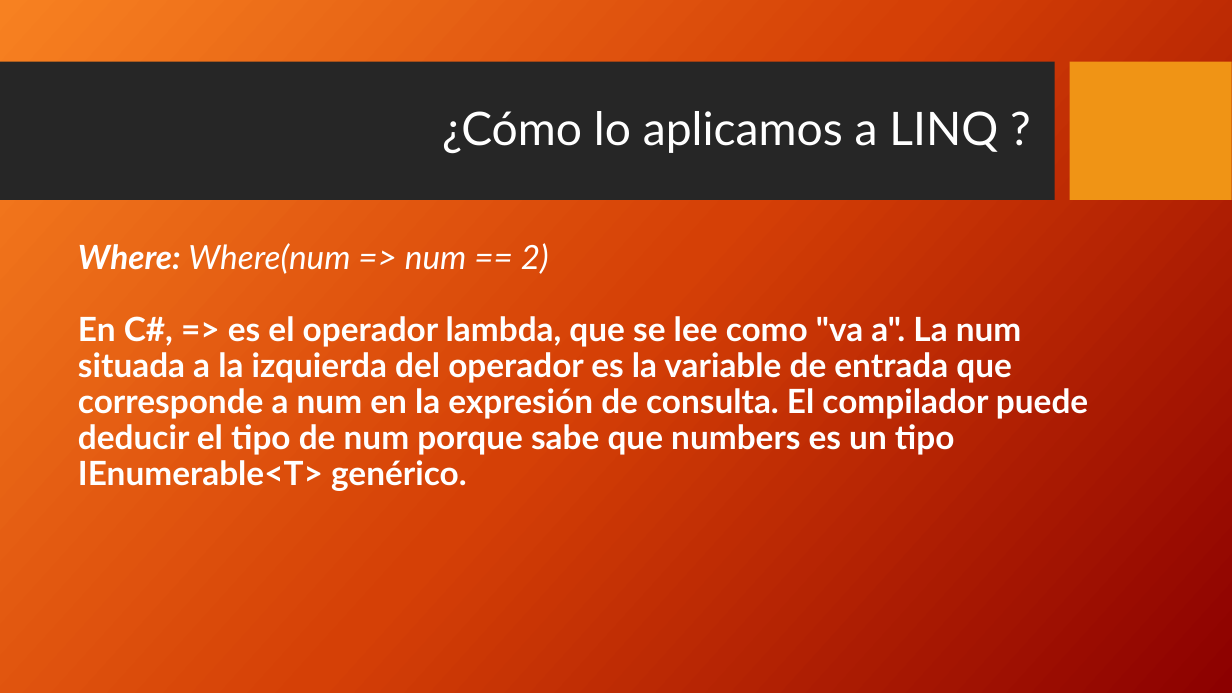
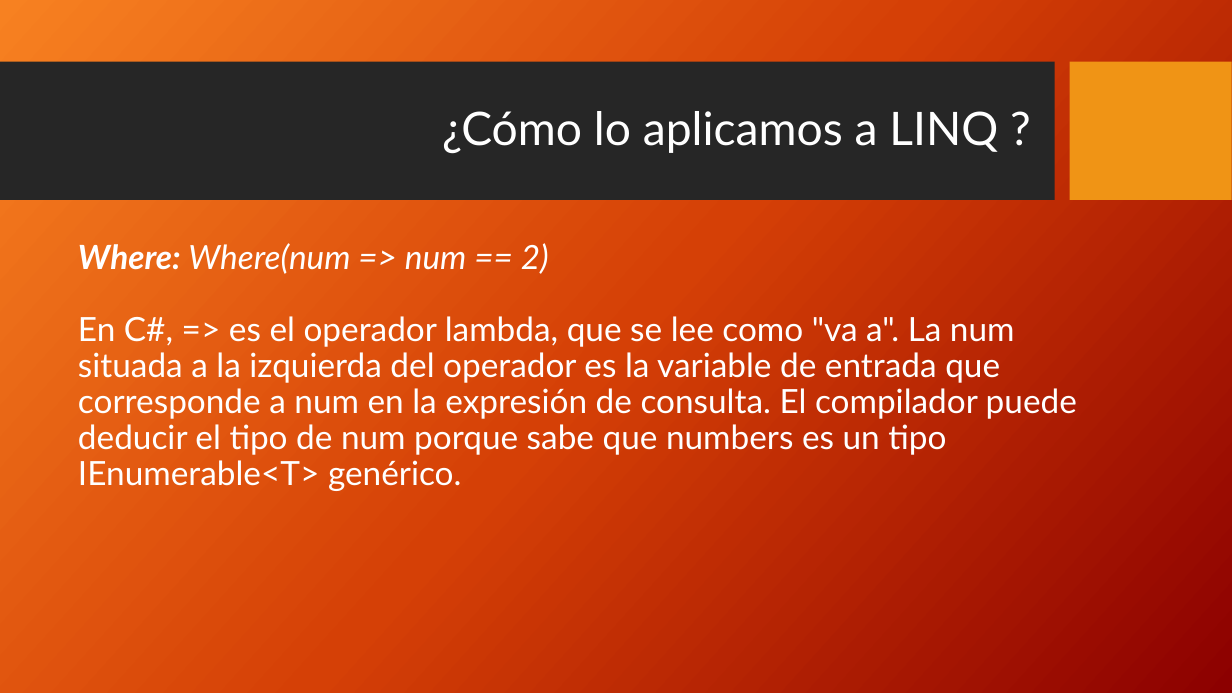
Before and after one commit to FedeDavila1984/utn_prog_y_lab_II, a slide deck: slide 12 of PPTs/Programación y Laboratorio II- LinQ.pptx. Drawn at 1232x693 pixels with LibreOffice and Linux fonts; fonts in the diff are those of the drawing; background and template pictures are left out. Boxes give left, top, right and bottom in pixels: in the first picture for what was removed or moved away, otherwise in the second. Text is boxed around its words. In the diff, an @@ line names an element or a change of style, - is before the commit and + after.

```diff
--- a/PPTs/Programación y Laboratorio II- LinQ.pptx
+++ b/PPTs/Programación y Laboratorio II- LinQ.pptx
@@ text at (78, 316, 1077, 491): bold off @@
```
Also in this commit, not shown: 1 other slide changed, 24 other files.
